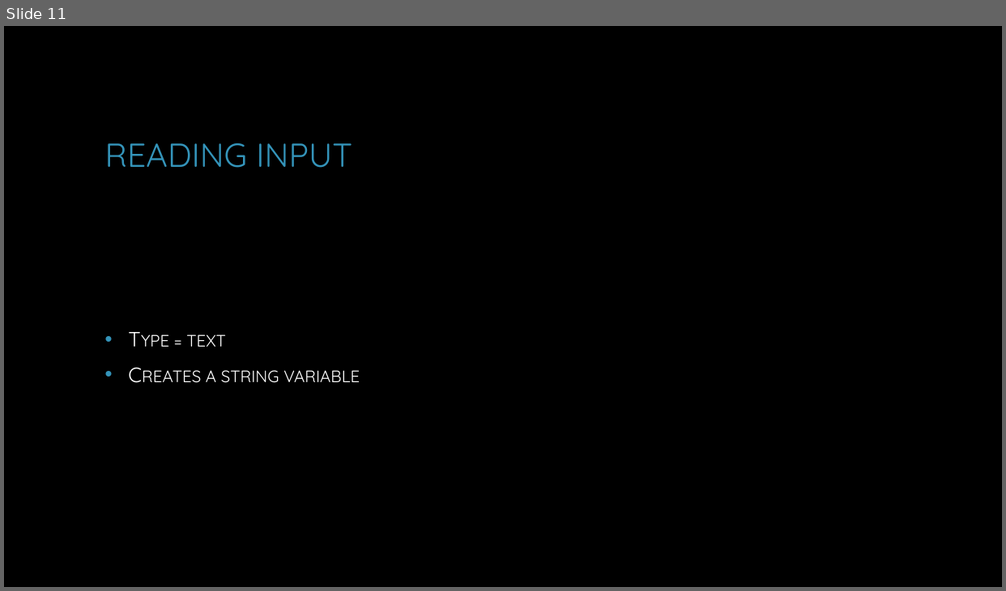
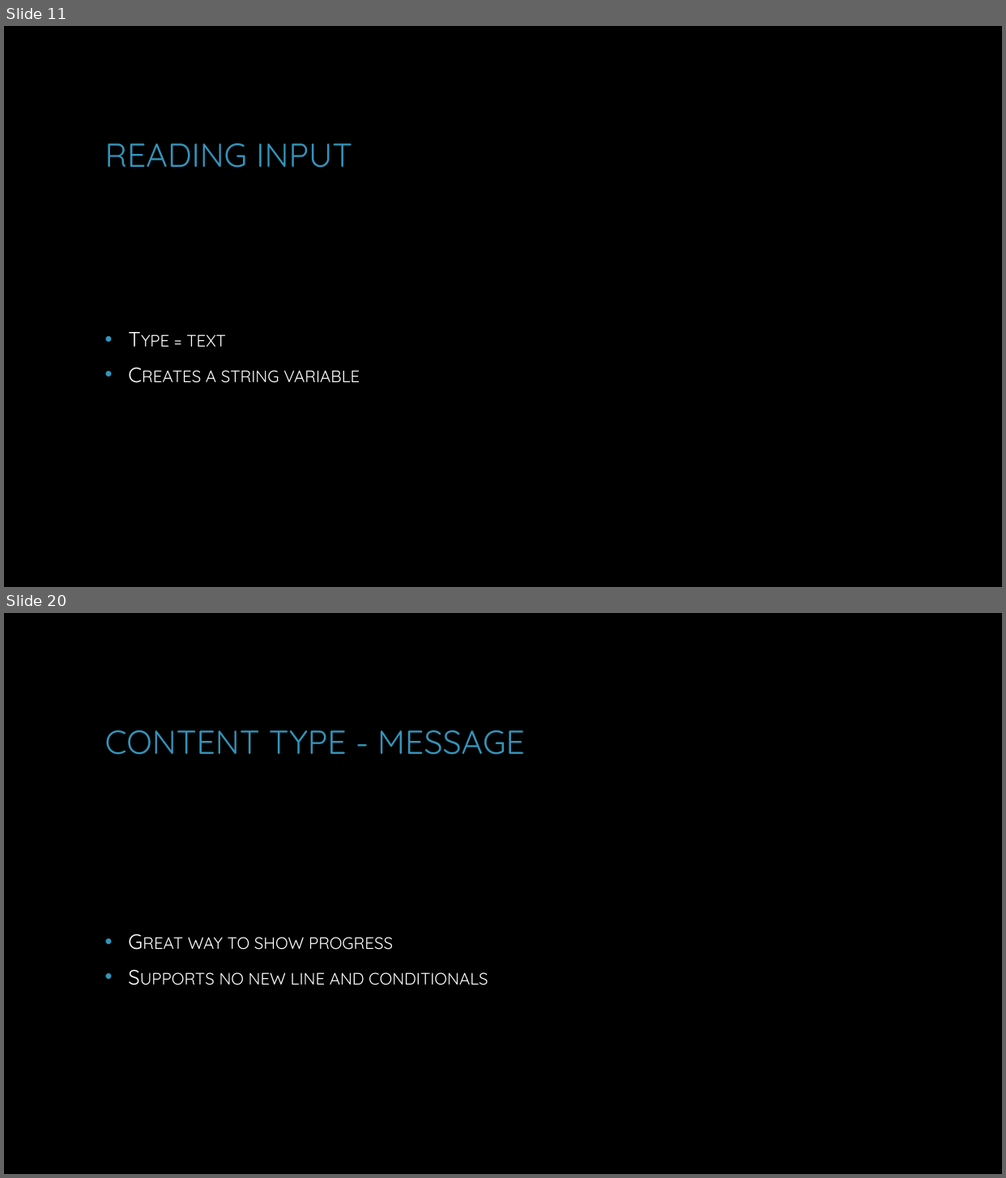
Before and after one commit to dchristian3188/DemoWorkingWithPlaster, a slide deck: Working with Plaster.pptx. Shown one above the other, each under a label of ours: slide 11 before the commit, slides 11 and 20 after it; the slides between them are not shown. The pictures are 1006x591 and 1006x1178 pixels, drawn with LibreOffice and Linux fonts; fonts in the diff are those of the drawing; background and template pictures are left out. Boxes give left, top, right and bottom in pixels: in the first picture for what was removed or moved away, otherwise in the second. Text is boxed around its words. In the diff, an @@ line names an element or a change of style, - is before the commit and + after.

```diff
--- a/Working with Plaster.pptx
+++ b/Working with Plaster.pptx
@@ slide 20 added at <box>4,613,1002,1174</box>, background picture (left out) @@
@@ title added at <box>105,730,525,755</box>, 32 pt, text #3494BA @@
+CONTENT TYPE - MESSAGE
@@ text added at <box>188,937,488,986</box>, 20 pt, text #FFFFFF, small capitals @@
+• Great way to show progress
+• Supports no new line and conditionals
```
Also in this commit, not shown: 1 slide changed, 8 other slides added, 1 slide removed, 1 other file.
